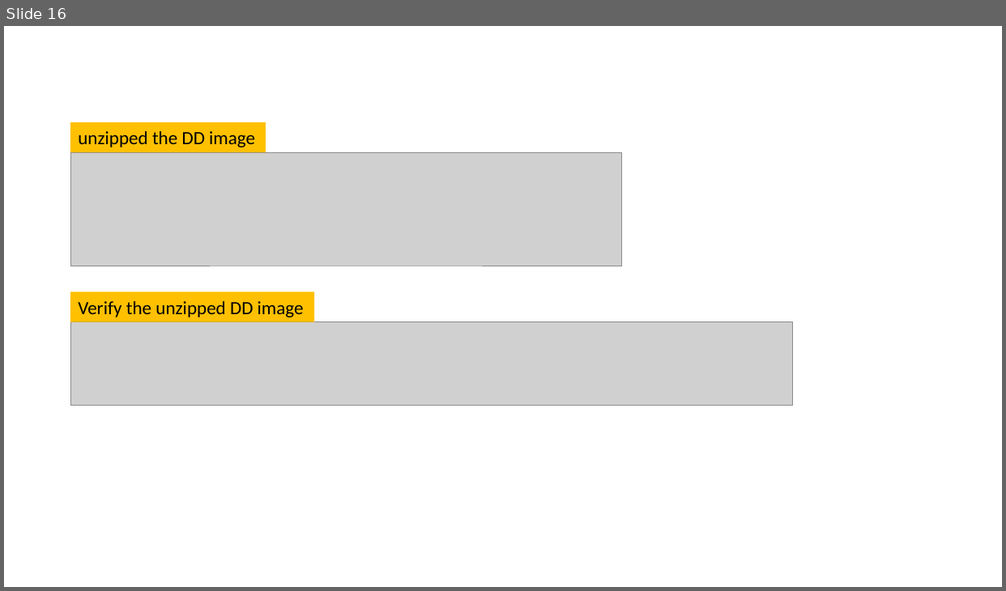
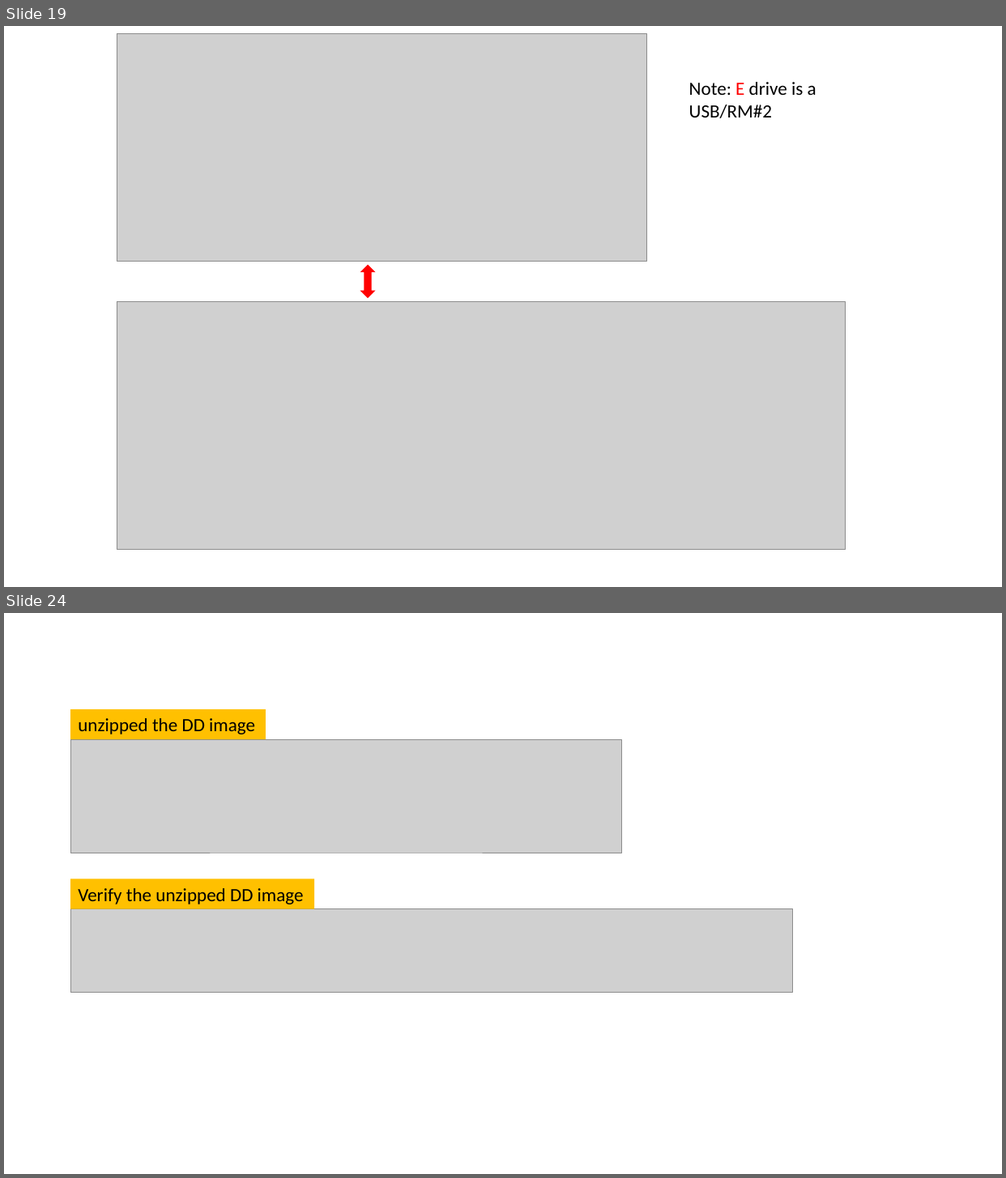
Before and after one commit to frankwxu/digital-forensics-lab, a slide deck: NIST_Data_Leakage_Case/NIST_Data_Leakage_06_Network_Shellbag_Jumplist.pptx. Shown one above the other, each under a label of ours: slide 16 before the commit, slides 19 and 24 after it; the slides between them are not shown. The pictures are 1006x591 and 1006x1178 pixels, drawn with LibreOffice and Linux fonts; fonts in the diff are those of the drawing; grey boxes stand for pictures; background and template pictures are left out. Boxes give left, top, right and bottom in pixels: in the first picture for what was removed or moved away, otherwise in the second. Text is boxed around its words. In the diff, an @@ line names an element or a change of style, - is before the commit and + after.

```diff
--- a/NIST_Data_Leakage_Case/NIST_Data_Leakage_06_Network_Shellbag_Jumplist.pptx
+++ b/NIST_Data_Leakage_Case/NIST_Data_Leakage_06_Network_Shellbag_Jumplist.pptx
@@ slide 19 added at [4, 26, 1002, 587], background #FFFFFF @@
@@ picture added at [117, 34, 646, 262] @@
@@ text added at [689, 82, 816, 118], 18 pt, text #000000 @@
+Note: E drive is a USB/RM#2
@@ up down arrow added at [361, 266, 374, 297], fill #FF0000, outline #FF0000 1 pt @@
@@ picture added at [117, 301, 845, 550] @@
@@ what was slide 16 is now slide 24 @@
```
Also in this commit, not shown: 10 slides changed, 8 other slides added, 1 slide removed, 1 other file.
